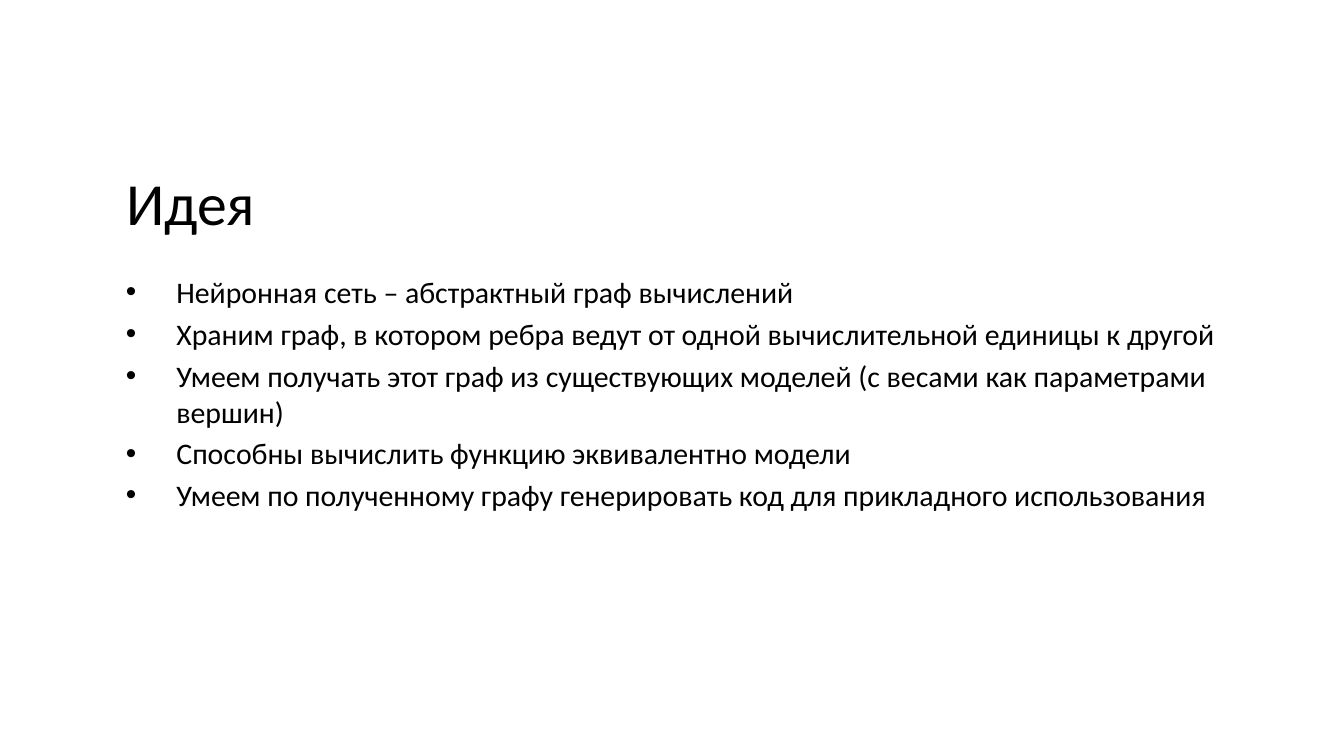
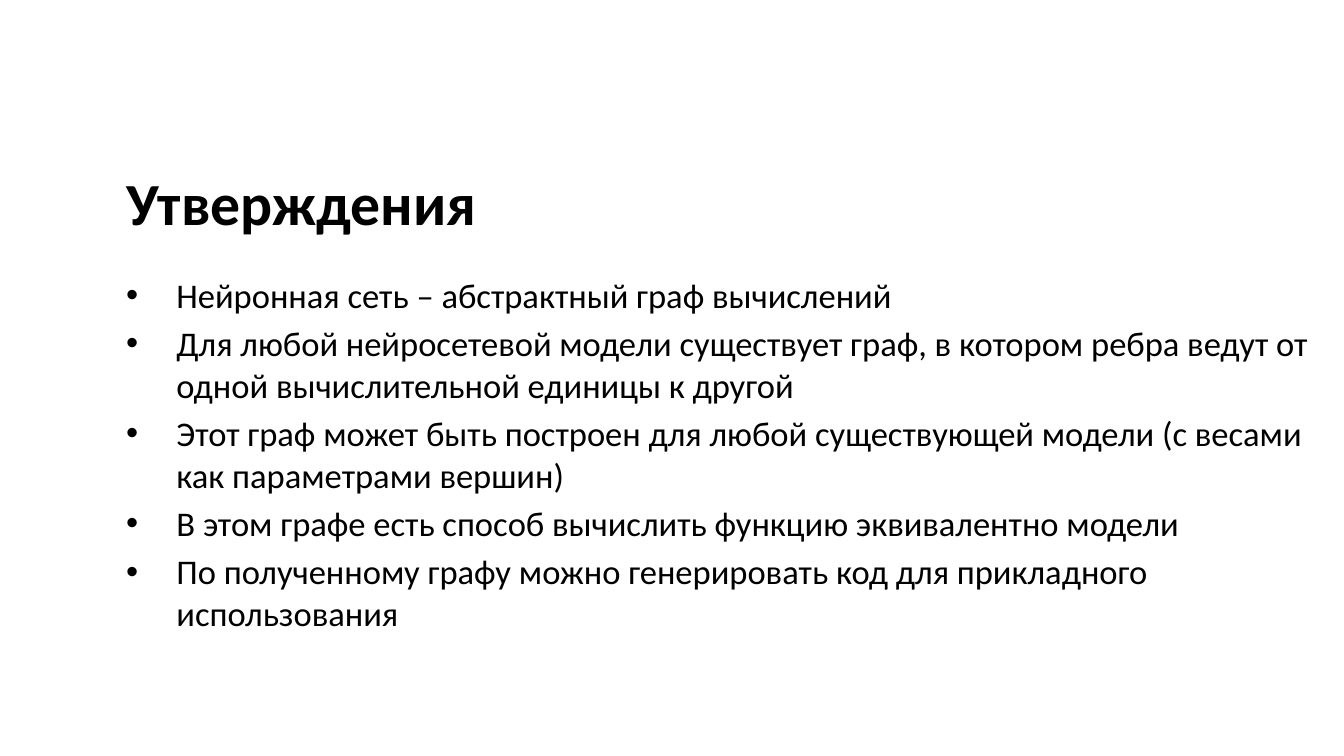
Before and after one commit to IvanMaslov/famlinn, a slide deck: slide 6 of docs/MaslovIvan-first-prethesis.pptx. Drawn at 1344x756 pixels with LibreOffice and Linux fonts; fonts in the diff are those of the drawing; background and template pictures are left out. Boxes give left, top, right and bottom in pixels: in the first picture for what was removed or moved away, otherwise in the second. Text is boxed around its words. In the diff, an @@ line names an element or a change of style, - is before the commit and + after.

```diff
--- a/docs/MaslovIvan-first-prethesis.pptx
+++ b/docs/MaslovIvan-first-prethesis.pptx
@@ title at (126, 186, 476, 235): text changed; bold on @@
-Идея
+Утверждения
@@ text at (176, 284, 891, 314): size 16 to 18.5 pt in "Нейронная сеть – абстрактный граф вычислений" @@
@@ text at (176, 332, 1307, 627): text changed; size 16 to 18.5 pt @@
-• Храним граф, в котором ребра ведут от одной вычислительной единицы к другой
-• Умеем получать этот граф из существующих моделей (с весами как параметрами вершин)
-• Способны вычислить функцию эквивалентно модели
-• Умеем по полученному графу генерировать код для прикладного использования
+• Для любой нейросетевой модели существует граф, в котором ребра ведут от одной вычислительной единицы к другой
+• Этот граф может быть построен для любой существующей модели (с весами как параметрами вершин)
+• В этом графе есть способ вычислить функцию эквивалентно модели
+• По полученному графу можно генерировать код для прикладного использования
```
Also in this commit, not shown: 5 other slides changed, 5 slides added, 1 slide removed, 2 other files.
